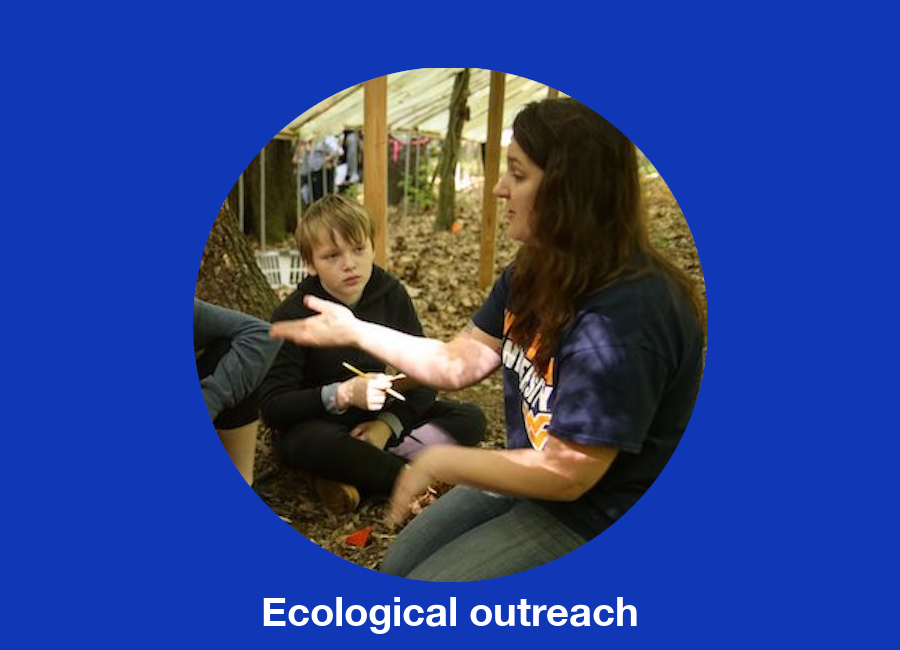
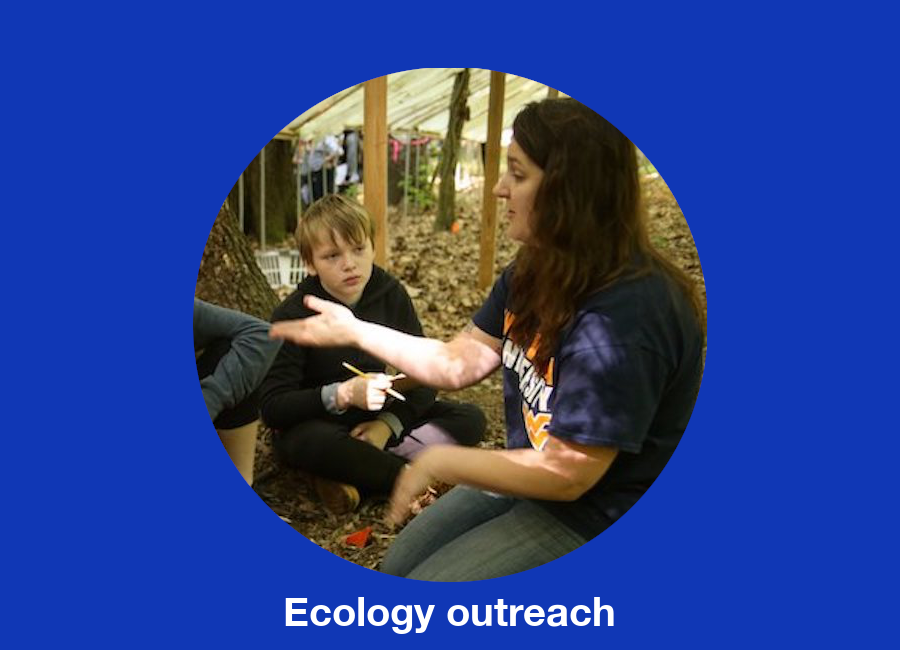
Revision of a layered w=900, h=650 image; what changed, layer by layer:
renamed "Ecological outreach" to "Ecology outreach", painted on it over [263,597,637,634]
